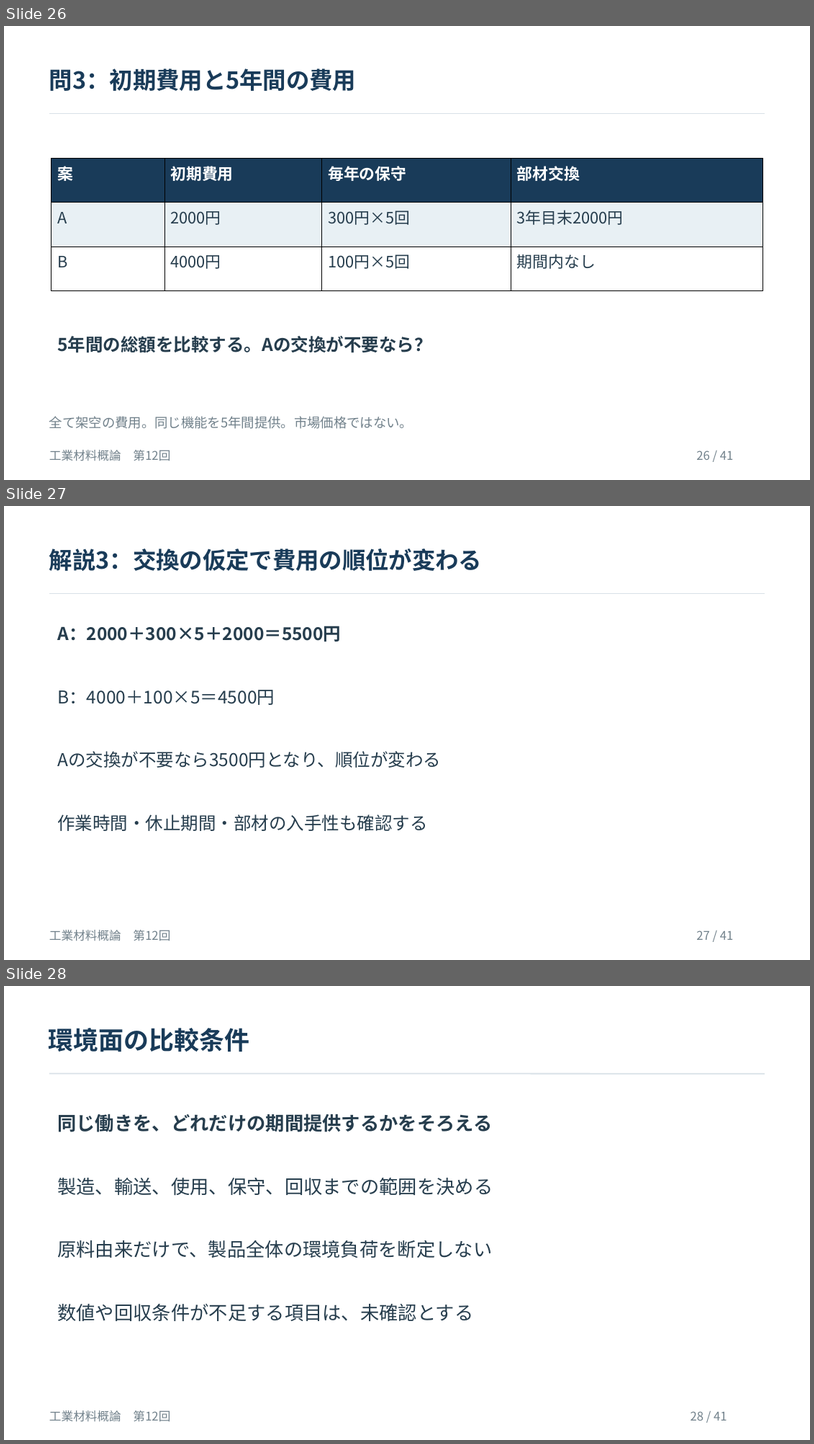
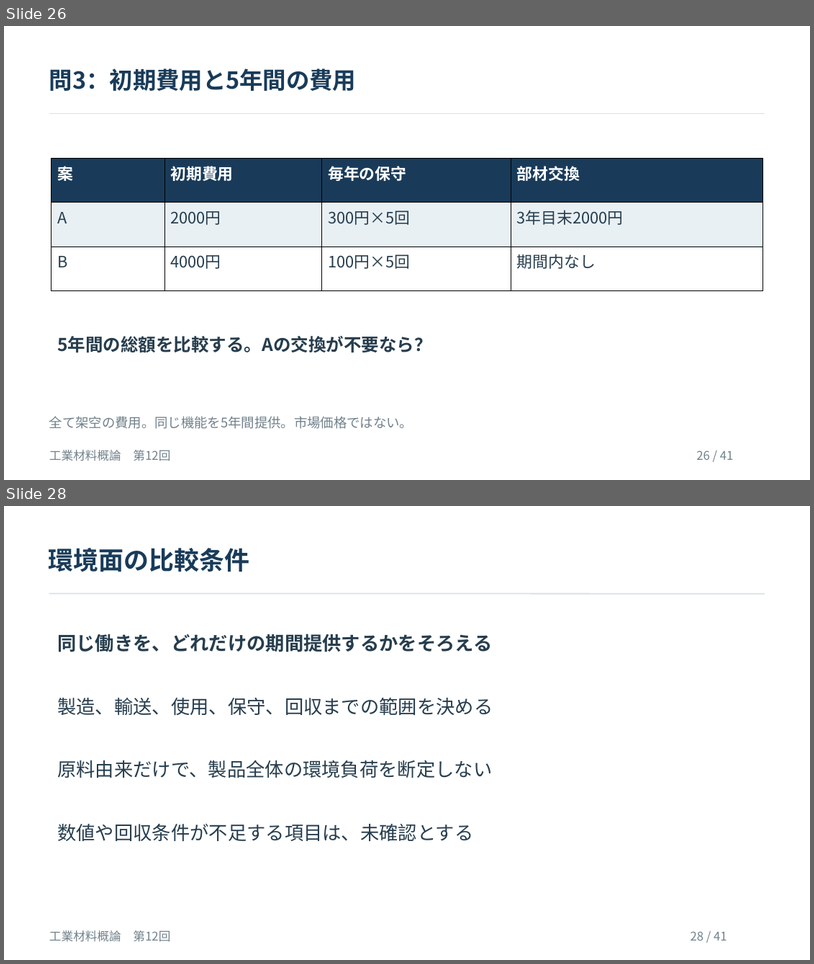
Before and after one commit to zooc-14calbp/industrial-materials-course, a slide deck: 学生用/第12回/12_授業スライド.pptx. Shown one above the other, each under a label of ours: slides 26, 27 and 28 before the commit, slides 26 and 28 after it; the slides between them are not shown. The pictures are 814x1444 and 814x964 pixels, drawn with LibreOffice and Linux fonts; fonts in the diff are those of the drawing. Boxes give left, top, right and bottom in pixels: in the first picture for what was removed or moved away, otherwise in the second. Text is boxed around its words. In the diff, an @@ line names an element or a change of style, - is before the commit and + after.

```diff
--- a/学生用/第12回/12_授業スライド.pptx
+++ b/学生用/第12回/12_授業スライド.pptx
@@ slide 27 removed at [4,506,810,960], background #FFFFFF @@
@@ text removed at [49,548,482,571] @@
-解説3：交換の仮定で費用の順位が変わる
@@ freeform shape removed at [49,594,765,595] @@
@@ text removed at [57,626,341,641] @@
-A：2000＋300×5＋2000＝5500円
@@ text removed at [57,690,275,705] @@
-B：4000＋100×5＝4500円
@@ text removed at [57,751,441,767] @@
-Aの交換が不要なら3500円となり、順位が変わる
@@ text removed at [57,814,428,831] @@
-作業時間・休止期間・部材の入手性も確認する
@@ text removed at [49,929,170,941] @@
-工業材料概論 第12回
@@ text removed at [697,930,733,939] @@
-27 / 41
```
Also in this commit, not shown: 5 slides changed, 1 slide added, 21 other files.
